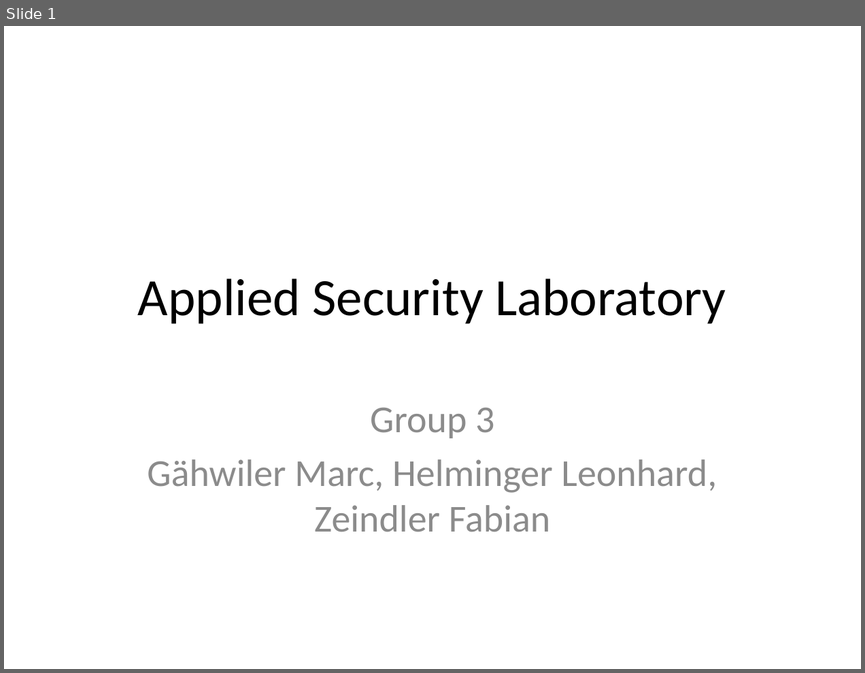
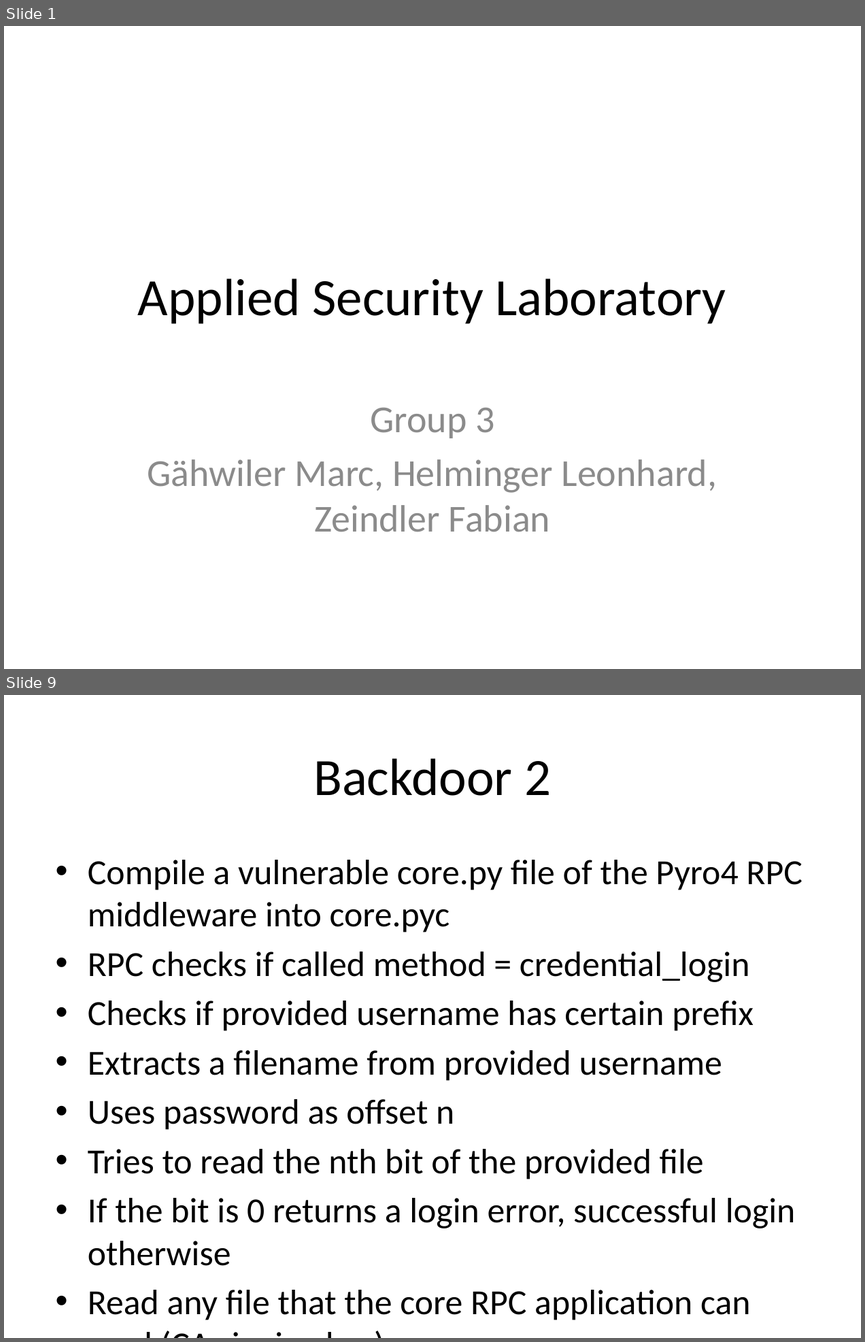
Before and after one commit to KarlKode/AppliedLabProject, a slide deck: presentation/Präsentation1.pptx. Shown one above the other, each under a label of ours: slide 1 before the commit, slides 1 and 9 after it; the slides between them are not shown. The pictures are 865x673 and 865x1342 pixels, drawn with LibreOffice and Linux fonts; fonts in the diff are those of the drawing. Boxes give left, top, right and bottom in pixels: in the first picture for what was removed or moved away, otherwise in the second. Text is boxed around its words. In the diff, an @@ line names an element or a change of style, - is before the commit and + after.

```diff
--- a/presentation/Präsentation1.pptx
+++ b/presentation/Präsentation1.pptx
@@ slide 9 added at (x1=4, y1=695, x2=861, y2=1338), background #FFFFFF @@
@@ title added at (x1=313, y1=758, x2=551, y2=796), 44 pt, text #000000 @@
+Backdoor 2
@@ text added at (x1=88, y1=860, x2=802, y2=1320), 29.6 pt, text #000000 @@
+• Compile a vulnerable core.py file of the Pyro4 RPC middleware into core.pyc
+• RPC checks if called method = credential_login
+• Checks if provided username has certain prefix
+• Extracts a filename from provided username
+• Uses password as offset n
+• Tries to read the nth bit of the provided file
+• If the bit is 0 returns a login error, successful login otherwise
+• Read any file that the core RPC application can read (CA signing key)
```
Also in this commit, not shown: 11 other slides added, 1 other file.
